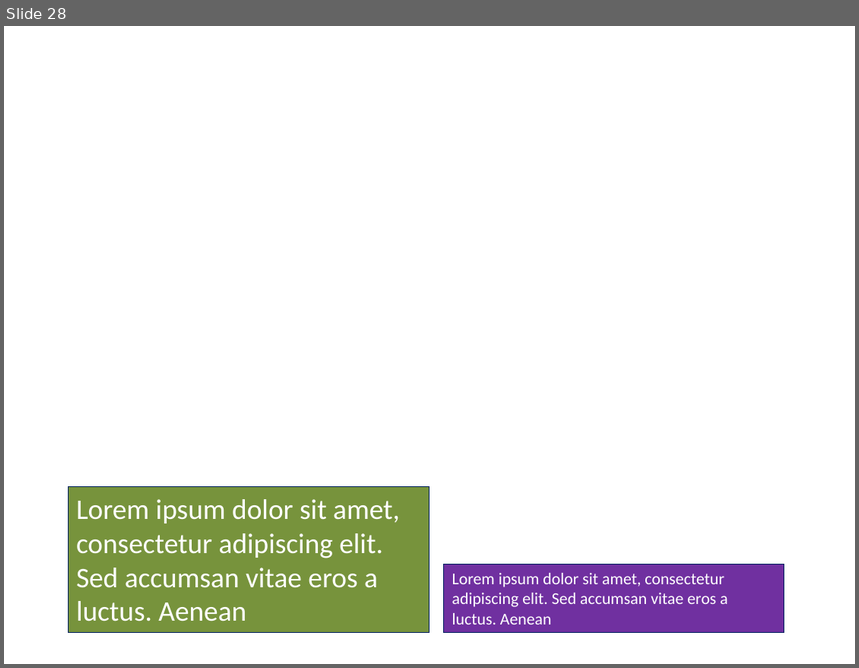
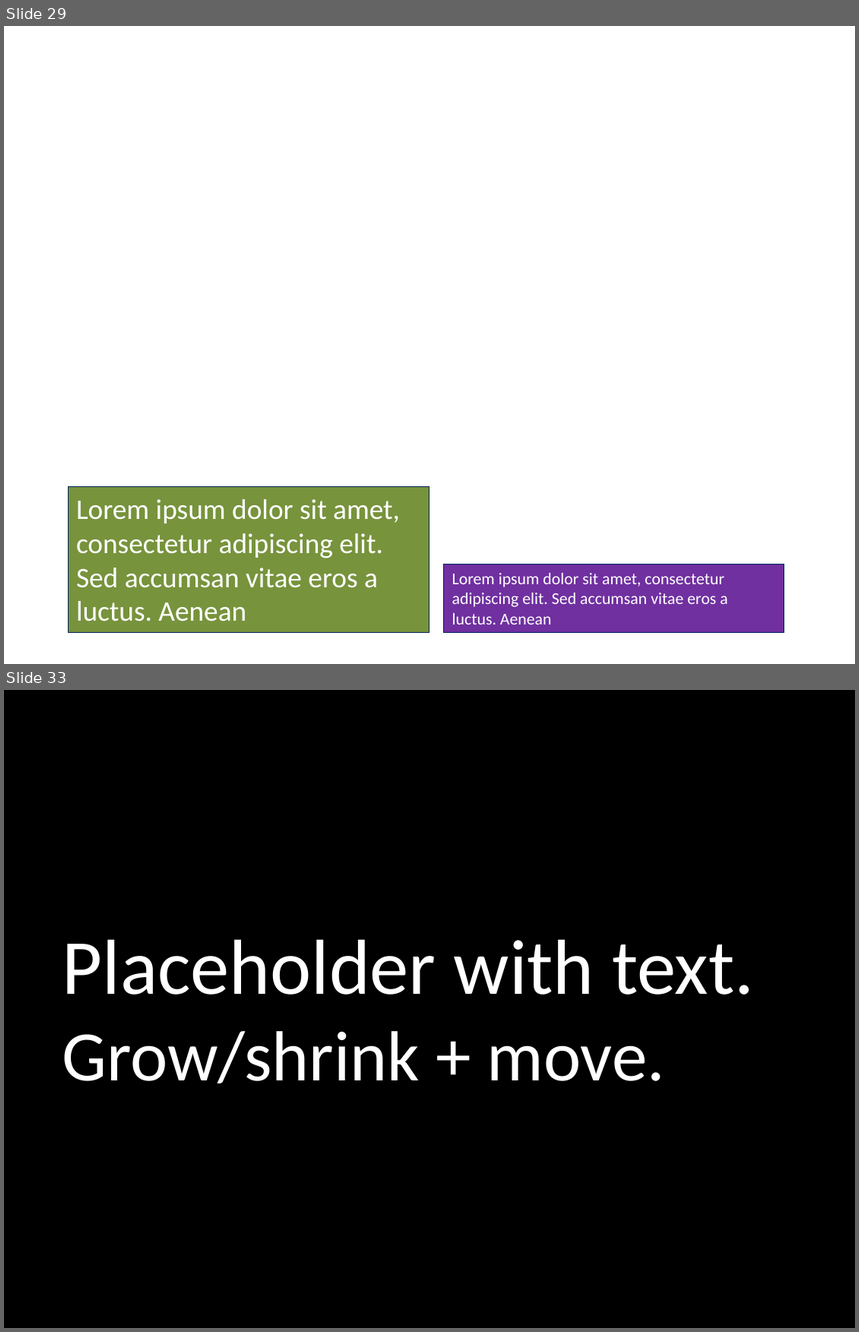
Before and after one commit to PowerPointLabs/PowerPointLabs, a slide deck: doc/Test scenarios.pptx. Shown one above the other, each under a label of ours: slide 28 before the commit, slides 29 and 33 after it; the slides between them are not shown. The pictures are 859x668 and 859x1332 pixels, drawn with LibreOffice and Linux fonts; fonts in the diff are those of the drawing. Boxes give left, top, right and bottom in pixels: in the first picture for what was removed or moved away, otherwise in the second. Text is boxed around its words. In the diff, an @@ line names an element or a change of style, - is before the commit and + after.

```diff
--- a/doc/Test scenarios.pptx
+++ b/doc/Test scenarios.pptx
@@ slide 33 added at [4,690,855,1328], background #000000 @@
@@ title added at [63,939,755,1084], 66 pt, text #FFFFFF @@
+Placeholder with text.
+Grow/shrink + move.
@@ what was slide 28 is now slide 29 @@
```
Also in this commit, not shown: 1 slide changed, 42 other slides added, 2 slides removed, 7 other files.
